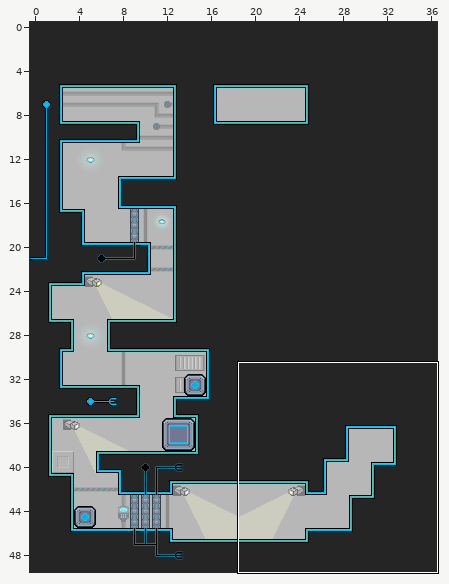
Tiled map: map-src/3_TheEncounter.tmx. Above: a wide view before the commit, with the close-up outlined.
Close-up. Before the commit:
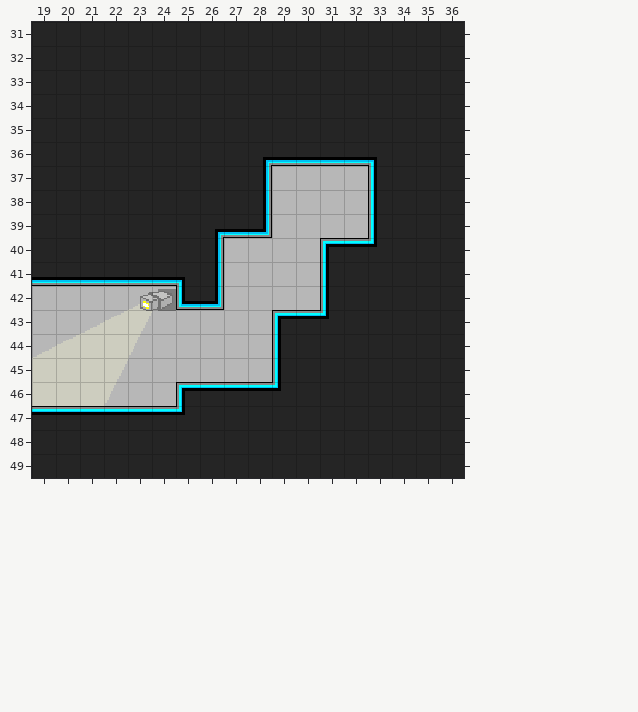
Cells are 16x16 px. Shown: x 19..36, y 31..49. The commit also changed other parts of the map, which this record leaves out.
New version:
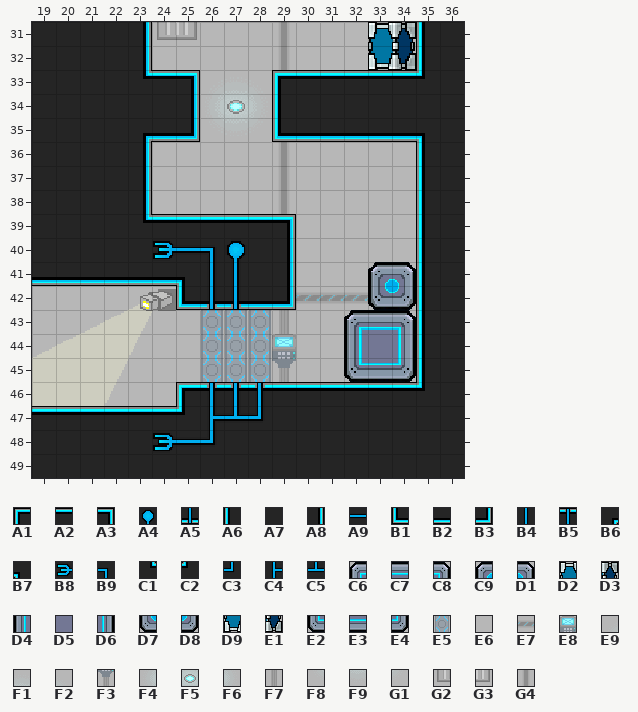
Key: from "main": A1 0, A2 1, A3 2, A4 7, A5 18, A6 25, A7 26, A8 27, A9 33, B1 50, B2 51, B3 52, B4 57, B5 68, B6 75, B7 76, B8 78, B9 79, C1 100, C2 101, C3 105, C4 108, C5 109, C6 156, C7 157, C8 158, C9 160, D1 161, D2 175, D3 176, D4 181, D5 182, D6 183, D7 185, D8 186, D9 200, E1 201, E2 206, E3 207, E4 208, E5 237, E6 241, E7 260, E8 277, E9 286, F1 287, F2 288, F3 302, F4 311, F5 312, F6 313, F7 327, F8 336, F9 337, G1 338, G2 357, G3 359, G4 412.
__ is an empty cell.
Tiles replaced or removed in this view: A1, A2, A6, A7, A8, B2, B3, B6, B7, C2, E6.
Change:
Changed rows in their new state; .. is an unchanged cell.
Layer "Tile Layer 1":
first column x 23:
31 A8 G2 G3 E6 E6 E6 G4 E6 E6 E6 D2 D3 A6
32 A8 E6 E6 E6 E6 E6 G4 E6 E6 E6 D9 E1 A6
33 C1 A2 A3 E9 F1 F2 A1 A2 A2 A2 A2 A2 C2
34 .. .. A8 F4 F5 F6 A6 .. .. .. .. .. ..
35 B6 B2 B3 F8 F9 G1 B1 B2 B2 B2 B2 B2 B7
36 A8 E6 E6 E6 E6 E6 G4 E6 E6 E6 E6 E6 A6
37 A8 E6 E6 E6 E6 E6 G4 .. .. .. E6 E6 A6
38 A8 E6 E6 E6 E6 E6 G4 .. .. .. E6 E6 A6
39 C1 A2 A2 A2 A2 A2 A3 .. .. .. E6 E6 A6
40 .. B8 A9 B9 A4 A7 A8 .. E6 E6 E6 E6 A6
41 .. .. .. B4 B4 A7 A8 .. E6 E6 C9 D1 A6
42 .. .. .. A5 A5 B2 B3 E7 E7 E7 D7 D8 A6
43 .. .. .. E5 E5 E5 F7 E6 E6 C6 C7 C8 A6
44 .. .. .. E5 E5 E5 E8 E6 E6 D4 D5 D6 A6
45 .. .. .. E5 E5 E5 F3 E6 E6 E2 E3 E4 A6
46 .. .. .. B5 B5 B5 A2 A2 A2 A2 A2 A2 C2
47 .. .. .. C4 C5 C3 .. .. .. .. .. .. ..
48 .. B8 A9 C3 .. .. .. .. .. .. .. .. ..
Where, in picture pixels (left, top, right, bottom), the same in both close-ups:
changed: (143, 22, 425, 451)
